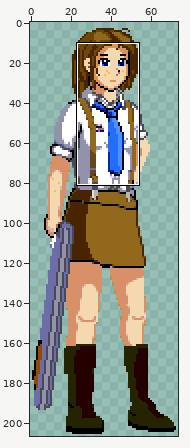
Two versions of one pixel-art file, src/testrom/res/_ignore/de_detective13.aseprite. Above, an overview of the earlier version with the close-up marked.
Close-up. Before:
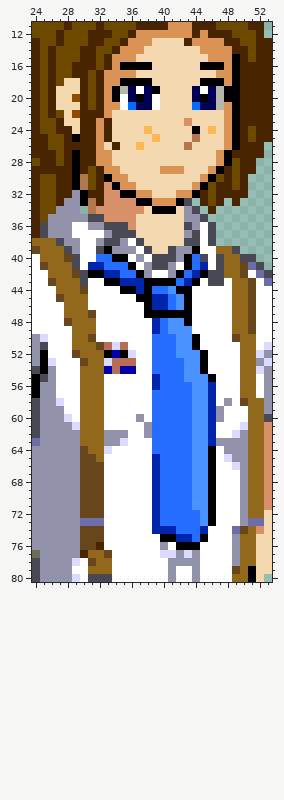
74x207 pixels, 1 frame. Shown: x 24..53, y 11..80.
And afterwards:
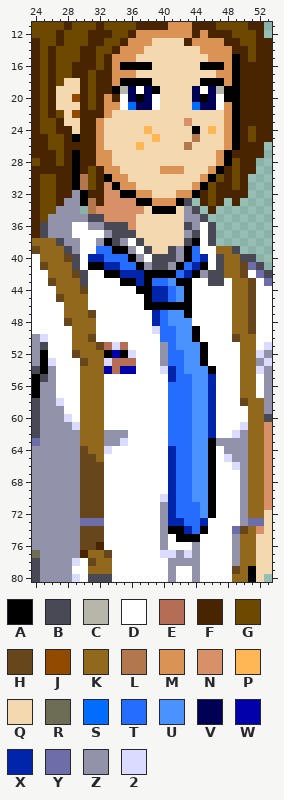
Palette (. is transparent): A #000000  B #494955  C #b6b6aa  D #ffffff  E #b66d55  F #492400  G #6d4900  H #68461c  J #924900  K #92681c  L #b3774e  M #db9255  N #d89068  P #ffb655  Q #f4d8b0  R #6d6d55  S #006dff  T #246dff  U #4992ff  V #000055  W #0000aa  X #0024aa  Y #6d6daa  Z #9292aa  2 #dbdbff
The author wrote: Haar + stropdas
What changed:
Changed rows in their new state; - is an unchanged pixel.
Layers "Stropdas", "Hoofd+Haar+Nek/Haar boven alles", "Hoofd+Haar+Nek/Gezicht":
first column x 33:
17 F--------------
18 F--------------
19 F--------------
20 -F------------D
21 --------------D
23 Q--------------
24 Q--------------
25 Q--------------
26 -Q-------------
first column x 31:
38 --A----------A----
39 -TTAA-------AT----
40 XX-TTA--------X---
41 AAXX-TA----ATXA---
42 DDAAXXXAAAATXAZ---
43 --DDAA--TTUAAD----
44 ----DDA-XXTU------
45 ------D-----------
46 --------AAAA------
47 -------DXTUU------
48 ------------U-----
49 --------2-T--A----
50 --------D---------
51 --------DZ---UA---
52 --------DZ-T------
53 --------DZ--------
54 --------D2X---UA--
55 --------DDX-T--X--
56 --------DD--------
57 --------DD--------
58 --------DD-------D
59 --------DD------D-
60 ------D-DD------D-
61 -------DDD--------
62 -------DDD--------
63 --------DD-----A--
64 --------DDX-------
65 --------DDX-------
66 --------DDX-------
67 --------DDX-------
68 --------DDX-------
69 --------DDX-------
70 --------D2X-------
71 --------DZX--T----
72 --------DZX-------
73 --------DZXX--XD--
74 --------DZAAX-A---
75 ---------ZDAAAD---
76 -----------DDZ----
